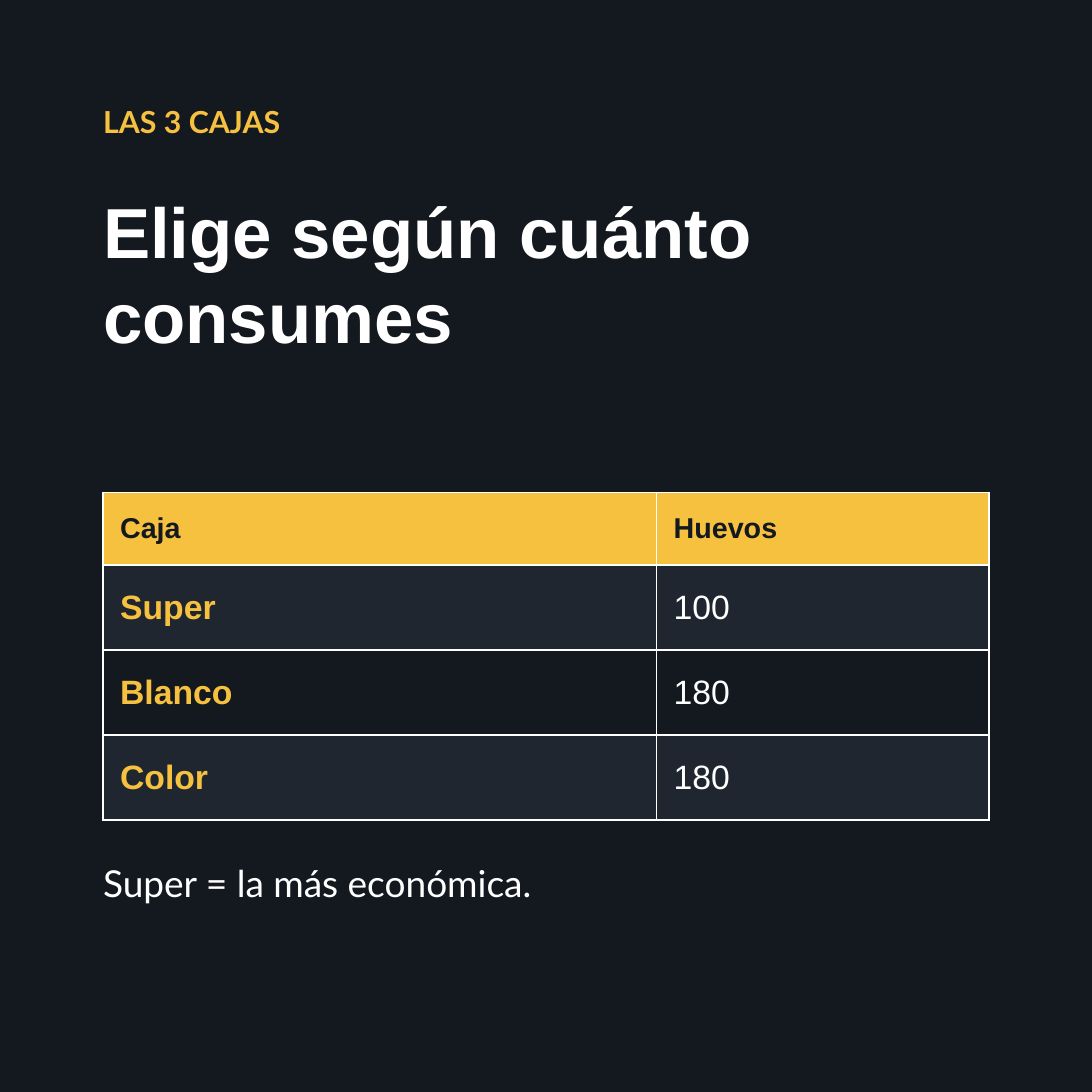
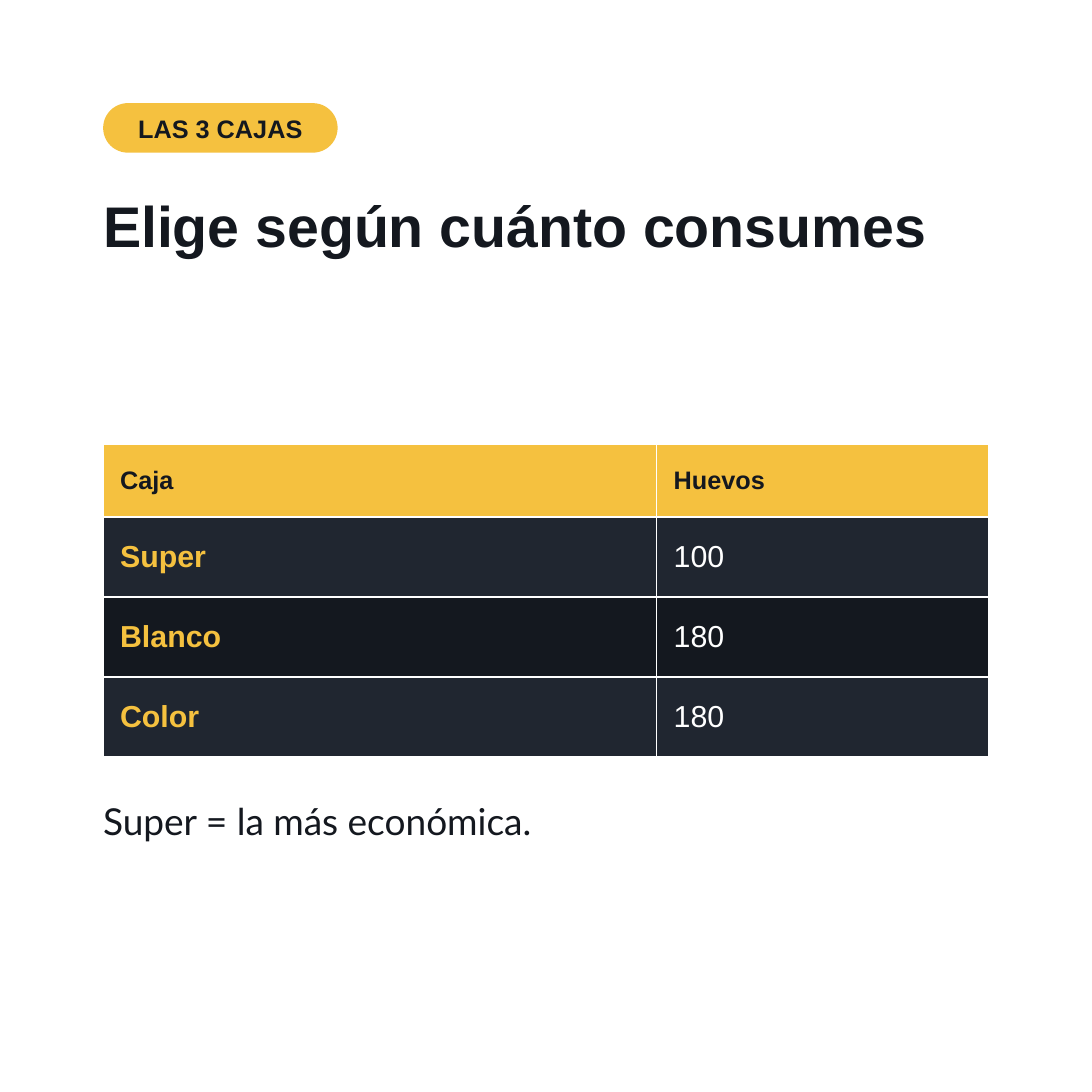
Before and after one commit to Notaly2026/huevera-canva, a slide deck: slide 3 of Dia-3/Carrusel Presentaciones - FB 1080x1080.pptx. Drawn at 1092x1092 pixels with LibreOffice and Linux fonts; fonts in the diff are those of the drawing. Boxes give left, top, right and bottom in pixels: in the first picture for what was removed or moved away, otherwise in the second. Text is boxed around its words. In the diff, an @@ line names an element or a change of style, - is before the commit and + after.

```diff
--- a/Dia-3/Carrusel Presentaciones - FB 1080x1080.pptx
+++ b/Dia-3/Carrusel Presentaciones - FB 1080x1080.pptx
@@ background #14181F to #FFFFFF @@
@@ rounded rectangle "LAS 3 CAJAS": place and size @@
-rounded rectangle "LAS 3 CAJAS" at (103, 111, 280, 134)
+rounded rectangle "LAS 3 CAJAS" at (103, 103, 337, 153)
@@ rounded rectangle "LAS 3 CAJAS" at (103, 103, 337, 153): size 18 to 15 pt, font Lato to Arial, text colour #F5C13F to #14181F; alignment left to centre; vertical alignment top to middle; fill none to #F5C13F @@
@@ text "Elige según cuánto consumes" at (103, 205, 926, 258): size 42 to 34 pt, text colour #FFFFFF to #14181F @@
@@ table at (103, 444, 989, 757) @@
@@ size 17 to 15 pt in "Caja", "Huevos" @@
@@ size 20 to 18 pt in "Super", "100", "Blanco", "180" and 2 more places @@
@@ table: place and size @@
-table at (103, 493, 989, 820)
+table at (103, 444, 989, 757)
@@ text "Super = la más económica.": place and size @@
-text "Super = la más económica." at (103, 869, 532, 904)
+text "Super = la más económica." at (103, 807, 532, 842)
@@ text "Super = la más económica." at (103, 807, 532, 842): text colour #FFFFFF to #14181F @@
```
Also in this commit, not shown: 4 other slides changed, 12 other files.
